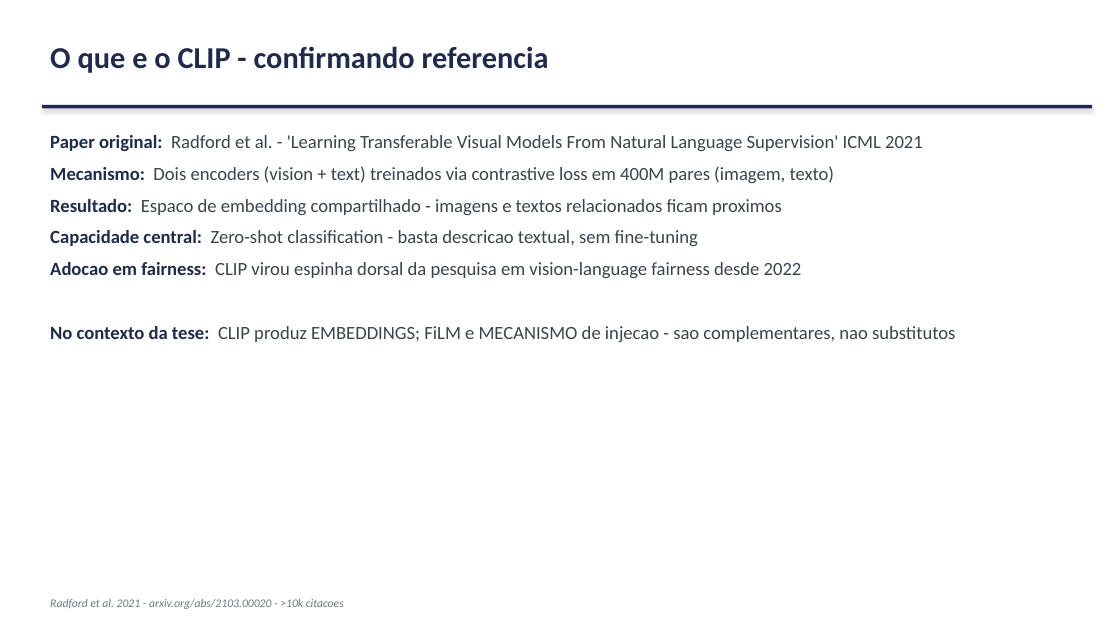
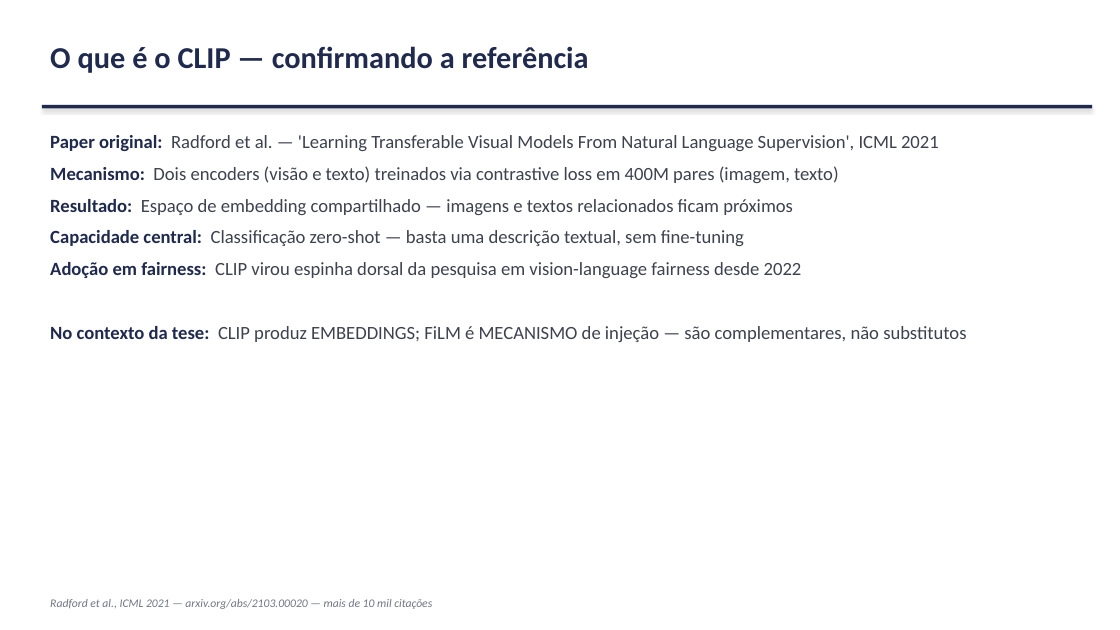
Before and after one commit to marcellozzetti/Facial-Recognition-Models-Mitigating-Bias, a slide deck: slide 12 of docs/ativo/material_reuniao_orientador_2026-06-15.pptx. Drawn at 1120x630 pixels with LibreOffice and Linux fonts; fonts in the diff are those of the drawing. Boxes give left, top, right and bottom in pixels: in the first picture for what was removed or moved away, otherwise in the second. Text is boxed around its words. In the diff, an @@ line names an element or a change of style, - is before the commit and + after.

```diff
--- a/docs/ativo/material_reuniao_orientador_2026-06-15.pptx
+++ b/docs/ativo/material_reuniao_orientador_2026-06-15.pptx
@@ text at bbox=[50, 46, 589, 73]: text changed @@
-O que e o CLIP - confirmando referencia
+O que é o CLIP — confirmando a referência
@@ text at bbox=[50, 135, 966, 342]: text changed @@
-Paper original: Radford et al. - 'Learning Transferable Visual Models From Natural Language Supervision' ICML 2021
-Mecanismo: Dois encoders (vision + text) treinados via contrastive loss em 400M pares (imagem, texto)
-Resultado: Espaco de embedding compartilhado - imagens e textos relacionados ficam proximos
-Capacidade central: Zero-shot classification - basta descricao textual, sem fine-tuning
-Adocao em fairness: CLIP virou espinha dorsal da pesquisa em vision-language fairness desde 2022
-No contexto da tese: CLIP produz EMBEDDINGS; FiLM e MECANISMO de injecao - sao complementares, nao substitutos
+Paper original: Radford et al. — 'Learning Transferable Visual Models From Natural Language Supervision', ICML 2021
+Mecanismo: Dois encoders (visão e texto) treinados via contrastive loss em 400M pares (imagem, texto)
+Resultado: Espaço de embedding compartilhado — imagens e textos relacionados ficam próximos
+Capacidade central: Classificação zero-shot — basta uma descrição textual, sem fine-tuning
+Adoção em fairness: CLIP virou espinha dorsal da pesquisa em vision-language fairness desde 2022
+No contexto da tese: CLIP produz EMBEDDINGS; FiLM é MECANISMO de injeção — são complementares, não substitutos
@@ text at bbox=[50, 599, 432, 609]: text changed @@
-Radford et al. 2021 - arxiv.org/abs/2103.00020 - >10k citacoes
+Radford et al., ICML 2021 — arxiv.org/abs/2103.00020 — mais de 10 mil citações
```
Also in this commit, not shown: 21 other slides changed, 1 slide added, 2 slides removed, 1 other file.
